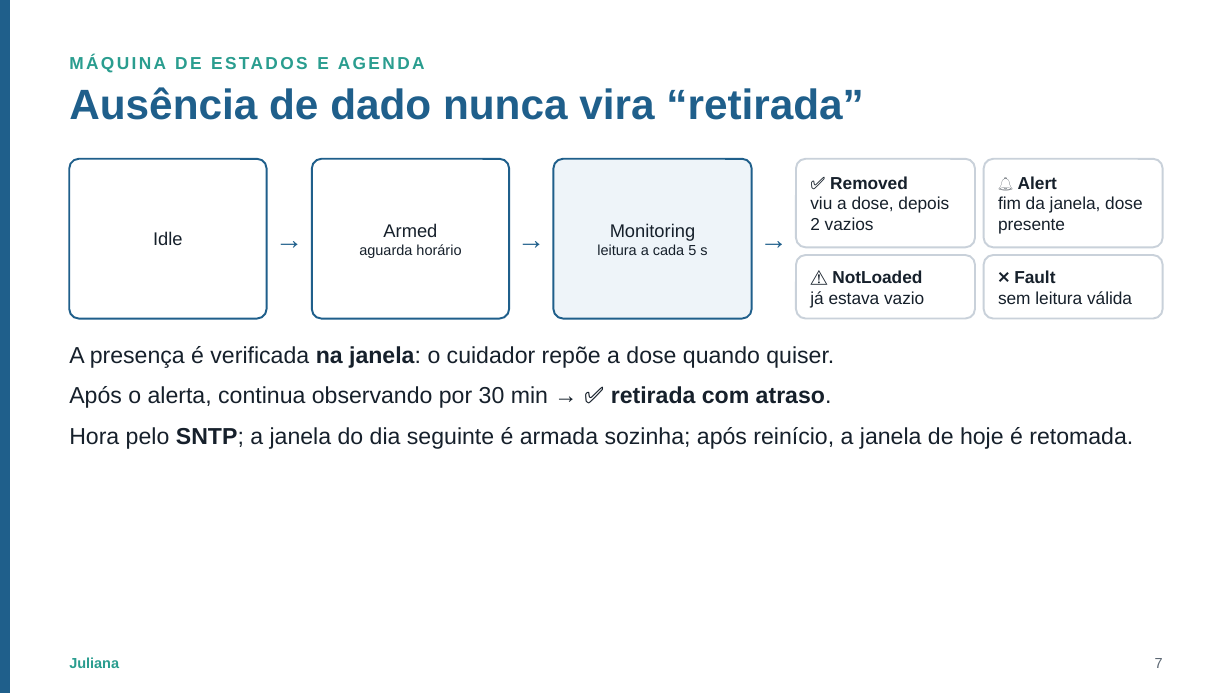
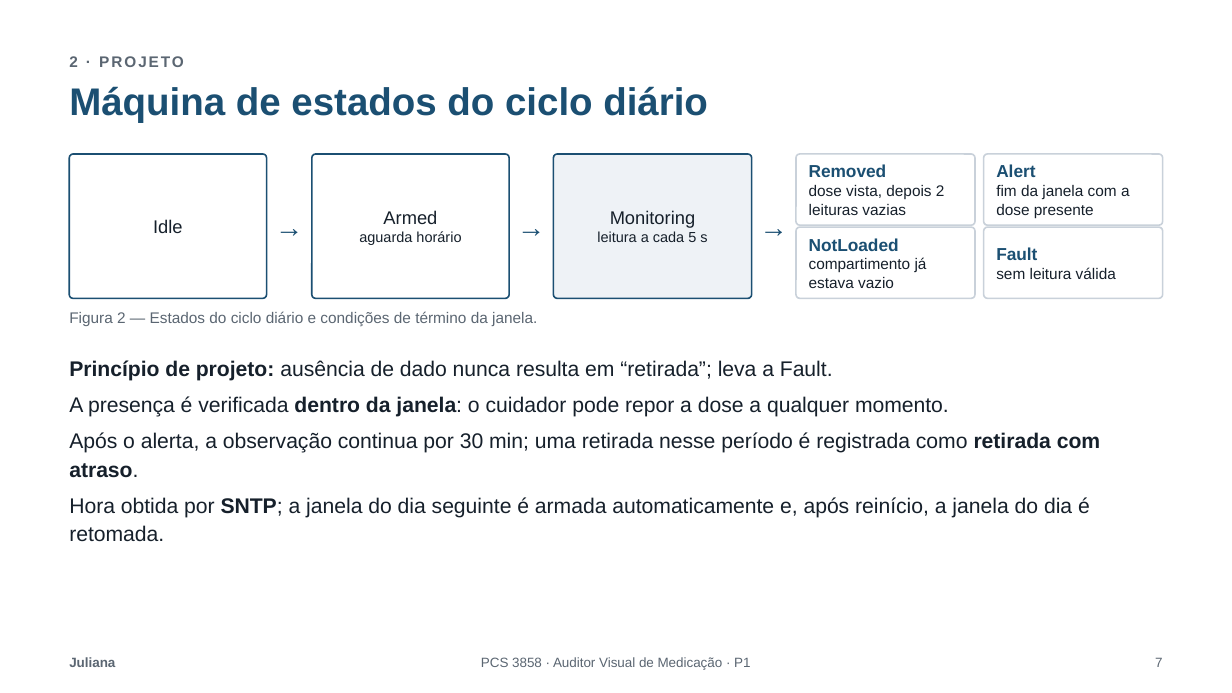
Before and after one commit to MurakamiHenrique/auditor-de-medicacao, a slide deck: slide 7 of Entrega-P1/Apresentacao_P1.pptx. Drawn at 1232x693 pixels with LibreOffice and Linux fonts; fonts in the diff are those of the drawing. Boxes give left, top, right and bottom in pixels: in the first picture for what was removed or moved away, otherwise in the second. Text is boxed around its words. In the diff, an @@ line names an element or a change of style, - is before the commit and + after.

```diff
--- a/Entrega-P1/Apresentacao_P1.pptx
+++ b/Entrega-P1/Apresentacao_P1.pptx
@@ rectangle removed at (x1=0, y1=0, x2=9, y2=693) @@
@@ text at (x1=69, y1=56, x2=184, y2=67): text changed; size 13.5 to 12 pt; text colour #2A9D8F to #5B6672 @@
-MÁQUINA DE ESTADOS E AGENDA
+2 · PROJETO
@@ title at (x1=69, y1=86, x2=708, y2=123): text changed; size 33 to 30 pt; text colour #1F5F8B to #1B4F72 @@
-Ausência de dado nunca vira “retirada”
+Máquina de estados do ciclo diário
@@ rounded rectangle "Idle" resized from (x1=69, y1=159, x2=267, y2=319) to (x1=69, y1=154, x2=267, y2=299) @@
@@ rounded rectangle "Idle" at (x1=69, y1=154, x2=267, y2=299): outline #1F5F8B 1.5 pt to #1B4F72 1.25 pt; proportions changed @@
@@ rounded rectangle "Armed" at (x1=312, y1=154, x2=510, y2=299): outline #1F5F8B 1.5 pt to #1B4F72 1.25 pt; proportions changed @@
@@ rounded rectangle "Armed" resized from (x1=312, y1=159, x2=510, y2=319) to (x1=312, y1=154, x2=510, y2=299) @@
@@ rounded rectangle "Monitoring" resized from (x1=554, y1=159, x2=752, y2=319) to (x1=554, y1=154, x2=752, y2=299) @@
@@ rounded rectangle "Monitoring" at (x1=554, y1=154, x2=752, y2=299): fill #EEF4F9 to #EEF2F6; outline #1F5F8B 1.5 pt to #1B4F72 1.25 pt; proportions changed @@
@@ text colour #1F5F8B to #1B4F72 in 3 elements at (x1=267, y1=154, x2=312, y2=299), (x1=509, y1=154, x2=554, y2=299), (x1=752, y1=154, x2=797, y2=299) @@
@@ outline #C9D1DA 1.5 pt to #C9D1DA 1.25 pt; proportions changed in 4 elements at (x1=984, y1=227, x2=1164, y2=299), (x1=796, y1=227, x2=975, y2=299), (x1=984, y1=154, x2=1164, y2=226), (x1=796, y1=154, x2=975, y2=226) @@
@@ rounded rectangle "Removed" resized from (x1=796, y1=159, x2=975, y2=248) to (x1=796, y1=154, x2=975, y2=226) @@
@@ text in rounded rectangle at (x1=809, y1=164, x2=945, y2=215): text changed; size 13.5 to 12 pt @@
-✅ Removed
-viu a dose, depois 2 vazios
+Removed
+dose vista, depois 2 leituras vazias
@@ rounded rectangle "Alert" resized from (x1=984, y1=159, x2=1164, y2=248) to (x1=984, y1=154, x2=1164, y2=226) @@
@@ text in rounded rectangle at (x1=996, y1=164, x2=1130, y2=218): text changed; size 13.5 to 12 pt @@
-🔔 Alert
-fim da janela, dose presente
+Alert
+fim da janela com a dose presente
@@ rounded rectangle "NotLoaded" resized from (x1=796, y1=255, x2=975, y2=319) to (x1=796, y1=227, x2=975, y2=299) @@
@@ text in rounded rectangle at (x1=809, y1=238, x2=927, y2=288): text changed; size 13.5 to 12 pt @@
-⚠️ NotLoaded
-já estava vazio
+NotLoaded
+compartimento já estava vazio
@@ rounded rectangle "Fault" resized from (x1=984, y1=255, x2=1164, y2=319) to (x1=984, y1=227, x2=1164, y2=299) @@
@@ text in rounded rectangle at (x1=996, y1=247, x2=1037, y2=260): text changed; text colour #16202B to #1B4F72 @@
-❌ Fault
+Fault
@@ text in rounded rectangle at (x1=996, y1=267, x2=1116, y2=279): size 13.5 to 12 pt in "sem leitura válida" @@
@@ text added at (x1=69, y1=311, x2=537, y2=326), 12 pt, text #5B6672 @@
+Figura 2 — Estados do ciclo diário e condições de término da janela.
@@ text at (x1=69, y1=360, x2=1100, y2=542): text changed; size 18 to 16.5 pt @@
-• A presença é verificada na janela: o cuidador repõe a dose quando quiser.
-• Após o alerta, continua observando por 30 min → ✅ retirada com atraso.
-• Hora pelo SNTP; a janela do dia seguinte é armada sozinha; após reinício, a janela de hoje é retomada.
+• Princípio de projeto: ausência de dado nunca resulta em “retirada”; leva a Fault.
+• A presença é verificada dentro da janela: o cuidador pode repor a dose a qualquer momento.
+• Após o alerta, a observação continua por 30 min; uma retirada nesse período é registrada como retirada com atraso.
+• Hora obtida por SNTP; a janela do dia seguinte é armada automaticamente e, após reinício, a janela do dia é retomada.
@@ text "Juliana" at (x1=69, y1=657, x2=115, y2=667): size 11.2 to 10.5 pt, text colour #2A9D8F to #5B6672 @@
@@ text added at (x1=481, y1=657, x2=750, y2=670), 10.5 pt, text #5B6672 @@
+PCS 3858 · Auditor Visual de Medicação · P1
@@ page number at (x1=1155, y1=657, x2=1162, y2=667): size 11.2 to 10.5 pt @@
```
Also in this commit, not shown: 11 other slides changed.
